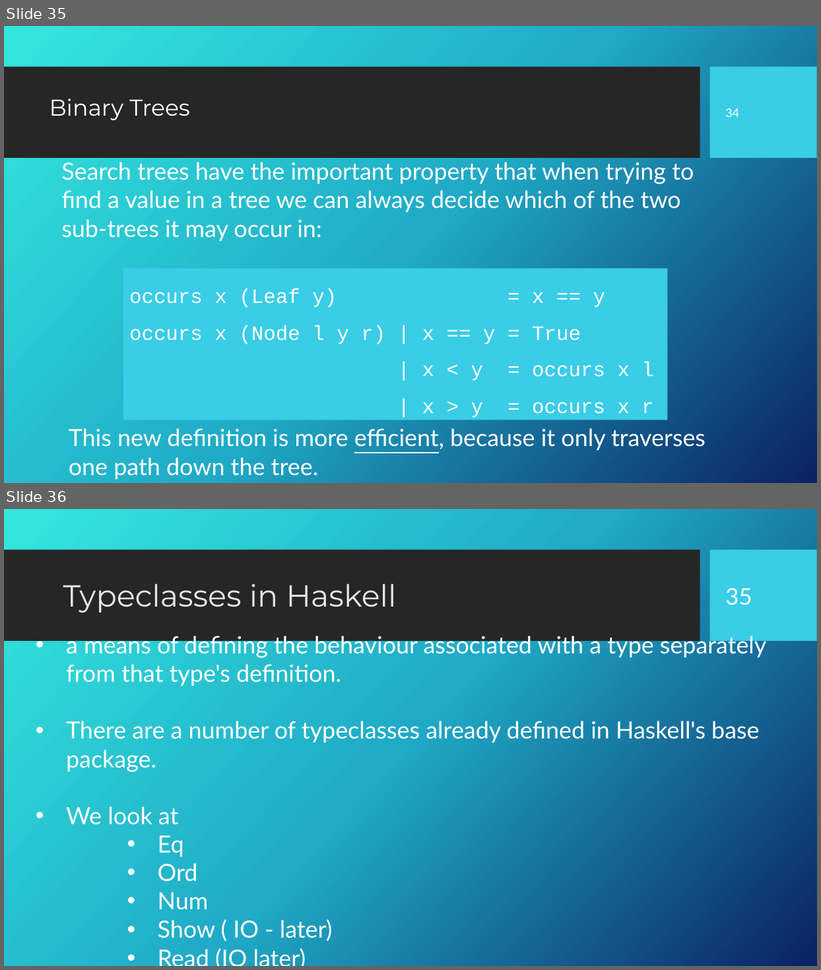
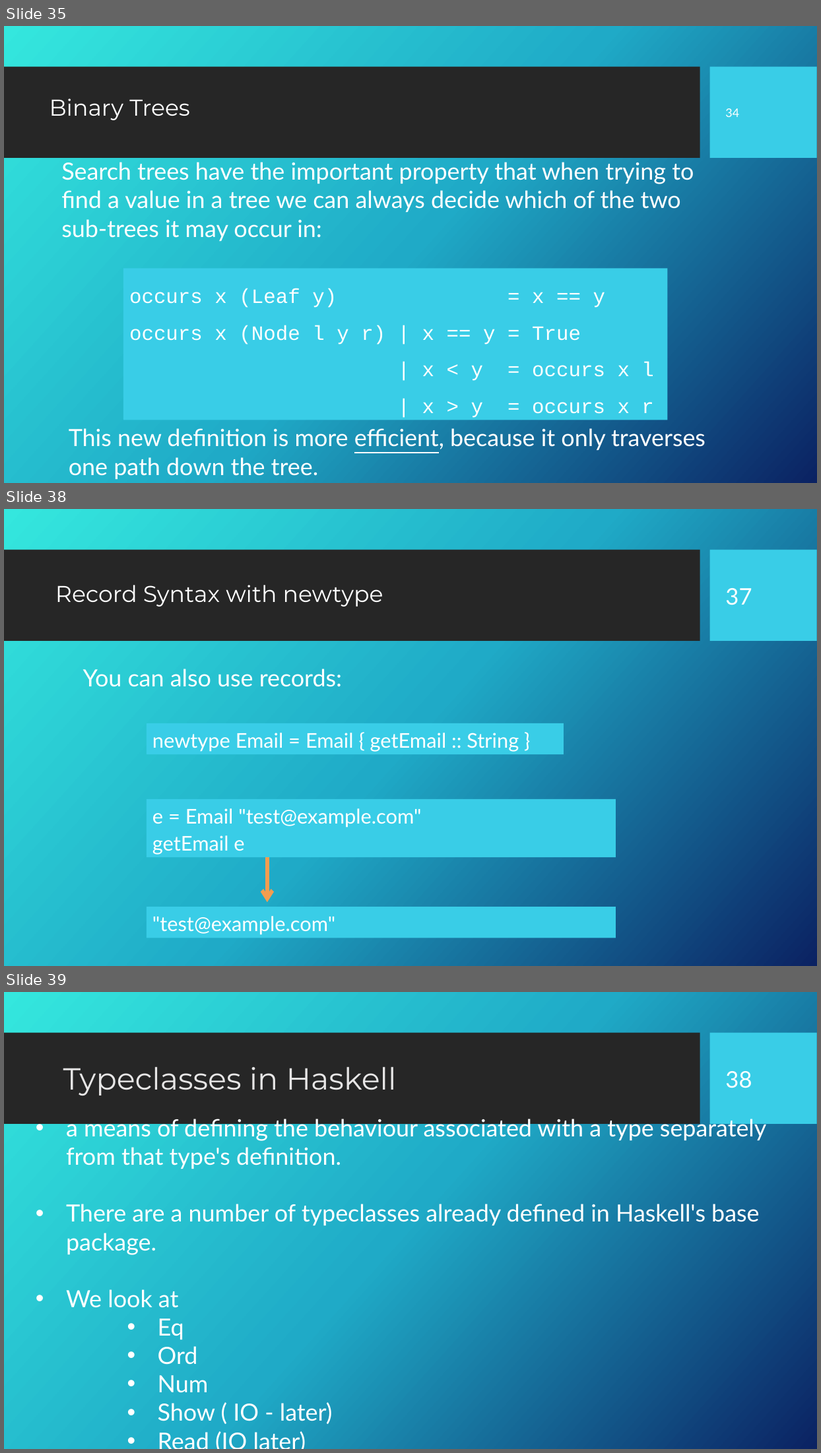
Before and after one commit to Fun-Prog-26/fun-prog-26, a slide deck: topic10-declaring-types-and-classes/unit-10a-lectures/talk-1/a-type-decl.pptx. Shown one above the other, each under a label of ours: slides 35 and 36 before the commit, slides 35, 38 and 39 after it; the slides between them are not shown. The pictures are 821x970 and 821x1453 pixels, drawn with LibreOffice and Linux fonts; fonts in the diff are those of the drawing; background and template pictures are left out. Boxes give left, top, right and bottom in pixels: in the first picture for what was removed or moved away, otherwise in the second. Text is boxed around its words. In the diff, an @@ line names an element or a change of style, - is before the commit and + after.

```diff
--- a/topic10-declaring-types-and-classes/unit-10a-lectures/talk-1/a-type-decl.pptx
+++ b/topic10-declaring-types-and-classes/unit-10a-lectures/talk-1/a-type-decl.pptx
@@ slide 38 added at (4,509,817,966), background picture (left out); not listed: 2 template elements that a slide beside it also shows @@
@@ title added at (55,585,384,607), 27 pt, text #FFFFFF @@
+Record Syntax with newtype
@@ page number added at (725,588,752,605), 27 pt, text #FFFFFF @@
+37
@@ text added at (83,669,342,687), 28 pt, text #FFFFFF @@
+You can also use records:
@@ rectangle added at (147,723,564,755), fill #39CDE7, 24 pt, text #FFFFFF @@
+newtype Email = Email { getEmail :: String }
@@ rectangle added at (147,799,616,857), fill #39CDE7, 24 pt, text #FFFFFF @@
+e = Email "test@example.com"
+getEmail e
@@ arrow added from (267, 858) to (267, 902), #F49D50 4.5 pt @@
@@ rectangle added at (147,908,616,939), fill #39CDE7, 24 pt, text #FFFFFF @@
+"test@example.com"
@@ what was slide 36 is now slide 39 @@
@@ page number at (725,1071,752,1088): text changed @@
-35
+38
```
Also in this commit, not shown: 5 slides changed, 2 other slides added, 8 other files.
